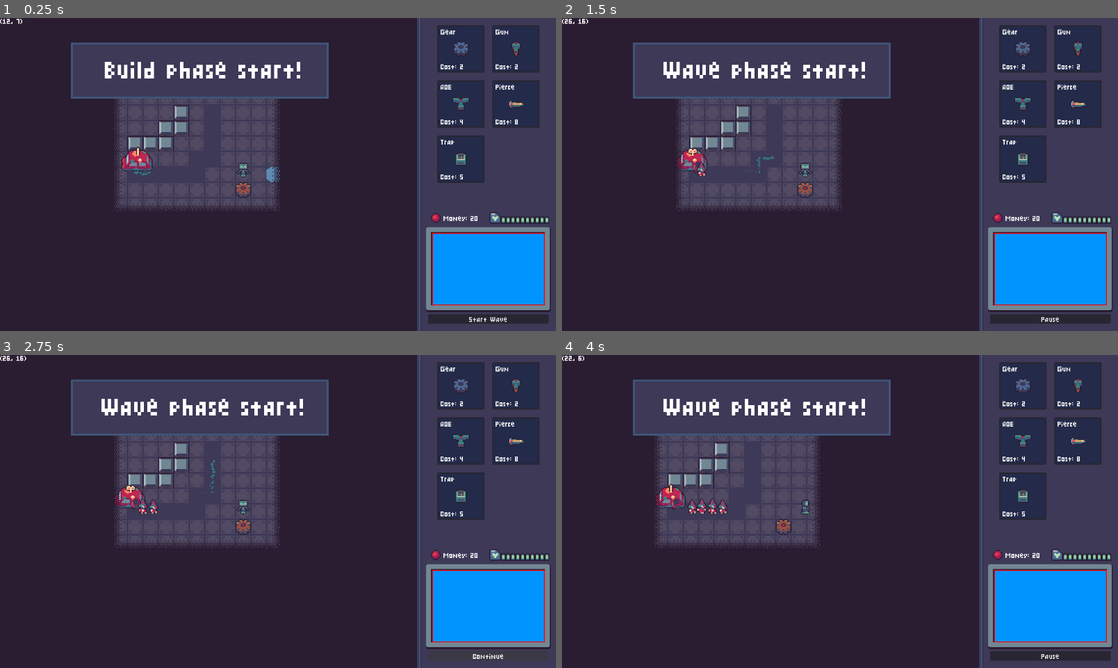
Above: before the commit, frames 1-4 (two rows, left to right).
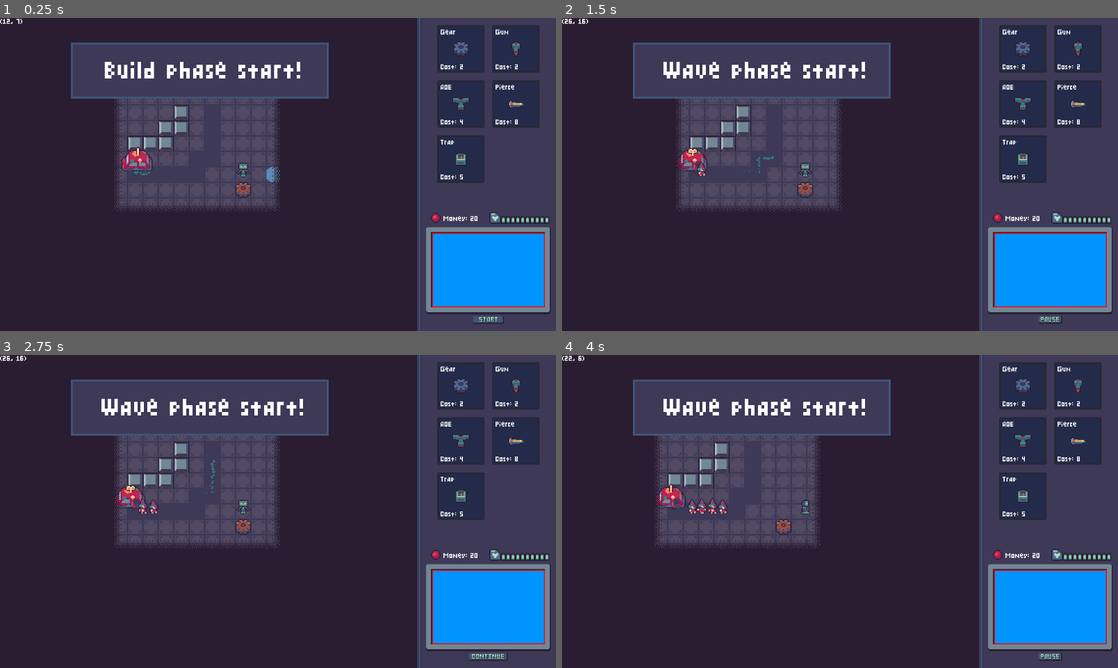
Above: after the commit, the same moments.

Repository: aughckt/spin-to-win
Game: Godot game, scene res://structure/meta/level_manager.tscn
Same seed, same stepped clock (60 frames per second), same inputs: the game is played once before the commit and once after it. The engine's default icon, where the game draws it, is replaced by a stand-in: a white triangle on a blue panel in a dark square.
Inputs (mouse positions are in pixels of both pictures, inside the frame that each line leads up to):
- Up to frame 1 (0.25 s): no input
- Up to frame 2 (1.5 s): click (1023, 49) at 0.52 s; click (1051, 318) at 1.25 s
- Up to frame 3 (2.75 s): click (489, 655) at 2 s
- Up to frame 4 (4 s): click (1051, 655) at 2.75 s, where only the run before the commit has a clickable "Continue"; tap Enter at 3.5 s; move the mouse to (962, 495) at 3.52 s; press the mouse at (962, 495) at 3.53 s; hold D (right) from 3.53 s (still down)

The runs differ from the first frame. In frame 1, 1.0% of the frame differs, in the area x 76-99%, y 91-98%; in frame 2, 1.0%; in frame 3, 0.6%; in frame 4, 1.0%.

Commit message:
Added buttons

Diff:
--- a/environment/environment.tscn
+++ b/environment/environment.tscn
@@ -278,6 +278,7 @@
 [node name="HUD" type="CanvasLayer" parent="." unique_id=1083079759]
 
 [node name="HUD" parent="HUD" unique_id=1114338 instance=ExtResource("6_ehb6n")]
+visible = false
 towers = Array[ExtResource("3_ehb6n")]([ExtResource("6_vh8kr"), ExtResource("7_nmo3v"), ExtResource("9_3g2c1"), ExtResource("10_h6u84")])
 
 [node name="BuildVisual" parent="." unique_id=371529839 instance=ExtResource("9_6qvha")]
--- a/ui/hud.gd
+++ b/ui/hud.gd
@@ -8,8 +8,9 @@
 @export var health_label: Label
 @export var money_label: Label
 
-@export var start_wave_button: Button
-@export var pause_button: Button
+@export var start_wave_button: TextureButton
+@export var continue_wave_button: TextureButton
+@export var pause_button: TextureButton
 
 @export var speech_bubble: SpeechBubble
 
@@ -44,6 +45,8 @@
 
 	pause_button.pressed.connect(_on_pause_button_pressed)
 	pause_button.process_mode = Node.PROCESS_MODE_ALWAYS
+	continue_wave_button.pressed.connect(_on_continue_button_pressed)
+	continue_wave_button.process_mode = Node.PROCESS_MODE_ALWAYS
 
 	for node in tower_panels.get_children():
 		if node is TowerPanel:
@@ -85,6 +88,7 @@
 	pause_button.show()
 	LevelManager.INST.start_wave()
 
+
 func _on_wave_finished() -> void:
 	start_wave_button.show()
 	pause_button.hide()
@@ -92,8 +96,13 @@
 
 func _on_pause_button_pressed() -> void:
 	var tree := get_tree()
-	if tree.paused:
-		pause_button.text = "Pause"
-	else:
-		pause_button.text = "Continue"
-	tree.paused = !tree.paused
+	tree.paused = true
+	pause_button.visible = false
+	continue_wave_button.visible = true
+
+
+func _on_continue_button_pressed() -> void:
+	var tree := get_tree()
+	tree.paused = false
+	pause_button.visible = true
+	continue_wave_button.visible = false
--- a/ui/hud.tscn
+++ b/ui/hud.tscn
@@ -13,6 +13,12 @@
 [ext_resource type="Texture2D" uid="uid://cffp71ar1hb08" path="res://ui/UI_ScreenBorder_cropped_2x.png" id="11_m0eg6"]
 [ext_resource type="Texture2D" uid="uid://bm2e8l2icmupi" path="res://ui/portrait_frame.png" id="12_b00kl"]
 [ext_resource type="PackedScene" uid="uid://bhthadoomgigl" path="res://ui/speech_bubble.tscn" id="13_so1yu"]
+[ext_resource type="Texture2D" uid="uid://sjnpc7x08nxc" path="res://ui/UI_StartButton.png" id="14_65xic"]
+[ext_resource type="Texture2D" uid="uid://cur8mu634862p" path="res://ui/UI_StartButton_Pressed.png" id="15_mp5xd"]
+[ext_resource type="Texture2D" uid="uid://c04qdbiqudtu1" path="res://ui/UI_Pause.png" id="16_xtm2r"]
+[ext_resource type="Texture2D" uid="uid://b2js6ie8ww71q" path="res://ui/UI_Pause_Pressed.png" id="17_kc1f2"]
+[ext_resource type="Texture2D" uid="uid://bfsv7rl5s6lv6" path="res://ui/UI_Continue.png" id="18_6mpex"]
+[ext_resource type="Texture2D" uid="uid://ctx8thaywbiic" path="res://ui/UI_Continue_Pressed.png" id="19_mlhsj"]
 
 [sub_resource type="StyleBoxTexture" id="StyleBoxTexture_cyw1q"]
 texture = ExtResource("3_spcu4")
@@ -37,7 +43,7 @@
 texture_margin_right = 12.0
 texture_margin_bottom = 14.0
 
-[node name="HUD" type="Control" unique_id=1114338 node_paths=PackedStringArray("tower_panels", "health_label", "money_label", "start_wave_button", "pause_button", "speech_bubble", "nose_target", "actual_shape", "health_icon", "health_chunk_parent")]
+[node name="HUD" type="Control" unique_id=1114338 node_paths=PackedStringArray("tower_panels", "health_label", "money_label", "start_wave_button", "continue_wave_button", "pause_button", "speech_bubble", "nose_target", "actual_shape", "health_icon", "health_chunk_parent")]
 texture_filter = 1
 layout_mode = 3
 anchors_preset = 15
@@ -52,6 +58,7 @@
 health_label = NodePath("PanelContainer/MarginContainer/VBoxContainer/HealthAndMoney/HBoxContainer/Health/HBoxContainer/Label")
 money_label = NodePath("PanelContainer/MarginContainer/VBoxContainer/HealthAndMoney/HBoxContainer/Money/HBoxContainer/Label")
 start_wave_button = NodePath("PanelContainer/MarginContainer/VBoxContainer/StartWaveButton")
+continue_wave_button = NodePath("PanelContainer/MarginContainer/VBoxContainer/ContinueButton")
 pause_button = NodePath("PanelContainer/MarginContainer/VBoxContainer/PauseButton")
 speech_bubble = NodePath("PanelContainer/MarginContainer/VBoxContainer/Control/ScreenBorder/MarginContainer/Control/SpeechBubble")
 nose_target = NodePath("PanelContainer/MarginContainer/VBoxContainer/HealthAndMoney/HBoxContainer/Money/HBoxContainer/TextureRect")
@@ -65,7 +72,7 @@
 anchor_left = 1.0
 anchor_right = 1.0
 anchor_bottom = 1.0
-offset_left = -30.0
+offset_left = -288.0
 grow_horizontal = 0
 grow_vertical = 2
 theme_override_styles/panel = SubResource("StyleBoxTexture_cyw1q")
@@ -303,15 +310,22 @@
 [node name="SpeechBubble" parent="PanelContainer/MarginContainer/VBoxContainer/Control/ScreenBorder/MarginContainer/Control" unique_id=1798231989 instance=ExtResource("13_so1yu")]
 visible = false
 
-[node name="StartWaveButton" type="Button" parent="PanelContainer/MarginContainer/VBoxContainer" unique_id=1684936538]
-layout_mode = 2
-size_flags_vertical = 4
-focus_behavior_recursive = 1
-text = "Start Wave"
-
-[node name="PauseButton" type="Button" parent="PanelContainer/MarginContainer/VBoxContainer" unique_id=691115320]
-visible = false
-layout_mode = 2
-size_flags_vertical = 4
-focus_behavior_recursive = 1
-text = "Pause"
+[node name="StartWaveButton" type="TextureButton" parent="PanelContainer/MarginContainer/VBoxContainer" unique_id=2081919439]
+layout_mode = 2
+texture_normal = ExtResource("14_65xic")
+texture_pressed = ExtResource("15_mp5xd")
+stretch_mode = 3
+
+[node name="PauseButton" type="TextureButton" parent="PanelContainer/MarginContainer/VBoxContainer" unique_id=1389430765]
+visible = false
+layout_mode = 2
+texture_normal = ExtResource("16_xtm2r")
+texture_pressed = ExtResource("17_kc1f2")
+stretch_mode = 3
+
+[node name="ContinueButton" type="TextureButton" parent="PanelContainer/MarginContainer/VBoxContainer" unique_id=1566538723]
+visible = false
+layout_mode = 2
+texture_normal = ExtResource("18_6mpex")
+texture_pressed = ExtResource("19_mlhsj")
+stretch_mode = 3
Binary file added: ui/UI_Button.png
Not shown, added: ui/UI_Button.png.import
Binary file added: ui/UI_Button_Pressed.png
Not shown, added: ui/UI_Button_Pressed.png.import
Binary file added: ui/UI_Continue.png
Not shown, added: ui/UI_Continue.png.import
Binary file added: ui/UI_Continue_Pressed.png
Not shown, added: ui/UI_Continue_Pressed.png.import
Binary file added: ui/UI_Pause.png
Not shown, added: ui/UI_Pause.png.import
Binary file added: ui/UI_Pause_Pressed.png
Not shown, added: ui/UI_Pause_Pressed.png.import
(and 5 more such lines)
